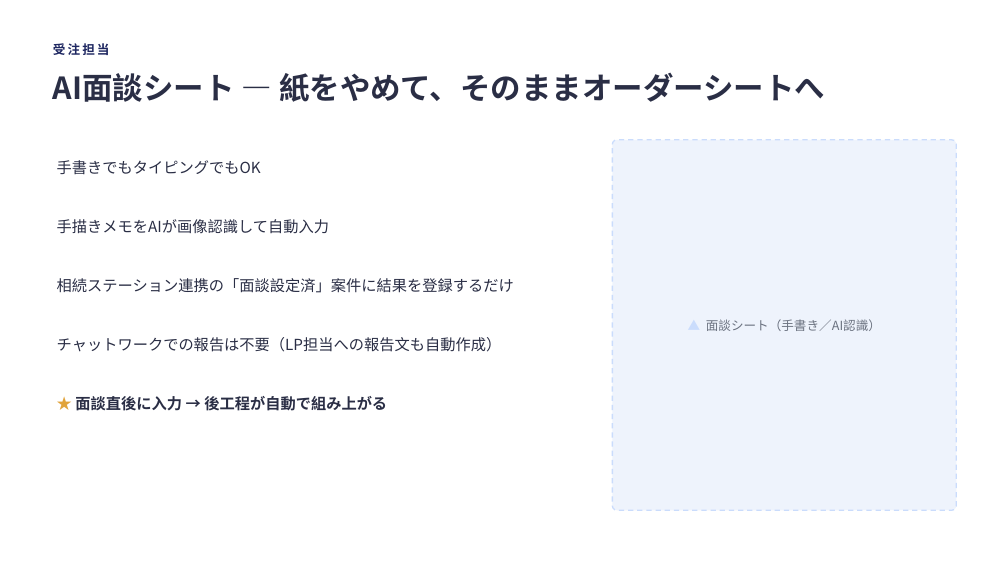
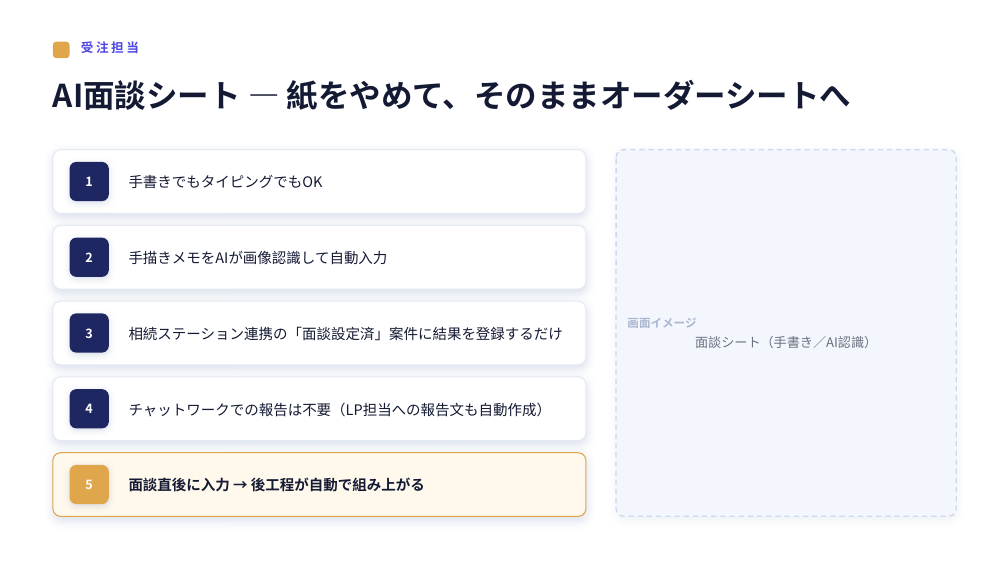
Before and after one commit to IVipcy/SouzokPlatform, a slide deck: slide 6 of docs/新システム移行説明会_rev2.pptx. Drawn at 1008x567 pixels with LibreOffice and Linux fonts; fonts in the diff are those of the drawing. Boxes give left, top, right and bottom in pixels: in the first picture for what was removed or moved away, otherwise in the second. Text is boxed around its words. In the diff, an @@ line names an element or a change of style, - is before the commit and + after.

Commit message:
移行説明会rev2 デザイン刷新：テキスト羅列をやめ、feature系スライドを「番号タイル＋ポイントカード」に。全カードにソフトシャドウ、見出しはゴールドアクセント＋インディゴのキッカー、画面イメージ枠も角丸＋影で整理。共通ヘルパー刷新で全22枚を一括底上げ。

```diff
--- a/docs/新システム移行説明会_rev2.pptx
+++ b/docs/新システム移行説明会_rev2.pptx
@@ rounded rectangle added at <box>53,42,70,58</box>, fill #E0A64B @@
@@ text "受注担当": place and size @@
-text "受注担当" at <box>53,43,110,55</box>
+text "受注担当" at <box>81,41,139,53</box>
@@ text "受注担当" at <box>81,41,139,53</box>: text colour #1E2761 to #4F46E5, letter spacing 2 to 2.5 pt @@
@@ text "AI面談シート — 紙をやめて、そのままオーダーシートへ": place and size @@
-text "AI面談シート — 紙をやめて、そのままオーダーシートへ" at <box>53,73,825,102</box>
+text "AI面談シート — 紙をやめて、そのままオーダーシートへ" at <box>53,80,852,110</box>
@@ text "AI面談シート — 紙をやめて、そのままオーダーシートへ" at <box>53,80,852,110</box>: size 29 to 30 pt, text colour #2A2E45 to #141A33 @@
@@ rounded rectangle added at <box>53,150,586,213</box>, fill #FFFFFF, outline #E4E9F2 1 pt @@
@@ rounded rectangle added at <box>70,162,109,201</box>, fill #1E2761, 12 pt, text #FFFFFF, bold @@
+1
@@ text "手書きでもタイピングでもOK": place and size @@
-text "手書きでもタイピングでもOK" at <box>57,160,261,174</box>
+text "手書きでもタイピングでもOK" at <box>129,175,323,188</box>
@@ rounded rectangle added at <box>616,150,957,516</box>, fill #F3F6FD, outline #CDD8EE 1.25 pt dashed @@
@@ text "画面イメージ 面談シート（手書き／AI認識）": place and size @@
-text "画面イメージ 面談シート（手書き／AI認識）" at <box>613,140,957,510</box>
+text "画面イメージ 面談シート（手書き／AI認識）" at <box>627,318,877,348</box>
@@ text "画面イメージ 面談シート（手書き／AI認識）" at <box>627,318,877,348</box>: fill #EEF3FC to none; outline #CADCFC 1.25 pt dashed to none @@
@@ rounded rectangle added at <box>53,225,586,289</box>, fill #FFFFFF, outline #E4E9F2 1 pt @@
@@ rounded rectangle added at <box>70,237,109,277</box>, fill #1E2761, 12 pt, text #FFFFFF, bold @@
+2
@@ text "手描きメモをAIが画像認識して自動入力": place and size @@
-text "手描きメモをAIが画像認識して自動入力" at <box>57,219,329,233</box>
+text "手描きメモをAIが画像認識して自動入力" at <box>129,250,388,265</box>
@@ rounded rectangle added at <box>53,301,586,364</box>, fill #FFFFFF, outline #E4E9F2 1 pt @@
@@ rounded rectangle added at <box>70,313,109,352</box>, fill #1E2761, 12 pt, text #FFFFFF, bold @@
+3
@@ text "相続ステーション連携の「面談設定済」案件に結果を登録するだけ": place and size @@
-text "相続ステーション連携の「面談設定済」案件に結果を登録するだけ" at <box>57,278,514,293</box>
+text "相続ステーション連携の「面談設定済」案件に結果を登録するだけ" at <box>129,326,563,341</box>
@@ text at <box>627,318,877,348</box>: text changed; size 12 to 12.5 pt @@
-▲ 面談シート（手書き／AI認識）
+画面イメージ
+面談シート（手書き／AI認識）
@@ rounded rectangle added at <box>53,377,586,441</box>, fill #FFFFFF, outline #E4E9F2 1 pt @@
@@ rounded rectangle added at <box>70,389,109,429</box>, fill #1E2761, 12 pt, text #FFFFFF, bold @@
+4
@@ size 14.5 to 13.8 pt, text colour #2A2E45 to #141A33; bullet • to none; line spacing 1.02 to 1.06 in 4 elements at <box>129,175,323,188</box>, <box>129,250,388,265</box>, <box>129,326,563,341</box>, <box>129,402,552,417</box> @@
@@ text "チャットワークでの報告は不要（LP担当への報告文も自動作成）": place and size @@
-text "チャットワークでの報告は不要（LP担当への報告文も自動作成）" at <box>57,337,502,352</box>
+text "チャットワークでの報告は不要（LP担当への報告文も自動作成）" at <box>129,402,552,417</box>
@@ rounded rectangle added at <box>53,453,586,516</box>, fill #FFF8EC, outline #E0A64B 1 pt @@
@@ rounded rectangle added at <box>70,465,109,504</box>, fill #E0A64B, 12 pt, text #FFFFFF, bold @@
+5
@@ text at <box>129,477,425,492</box>: text changed; size 14.5 to 13.8 pt; text colour #2A2E45 to #141A33 @@
-★ 面談直後に入力 → 後工程が自動で組み上がる
+面談直後に入力 → 後工程が自動で組み上がる
```
Also in this commit, not shown: 21 other slides changed.
